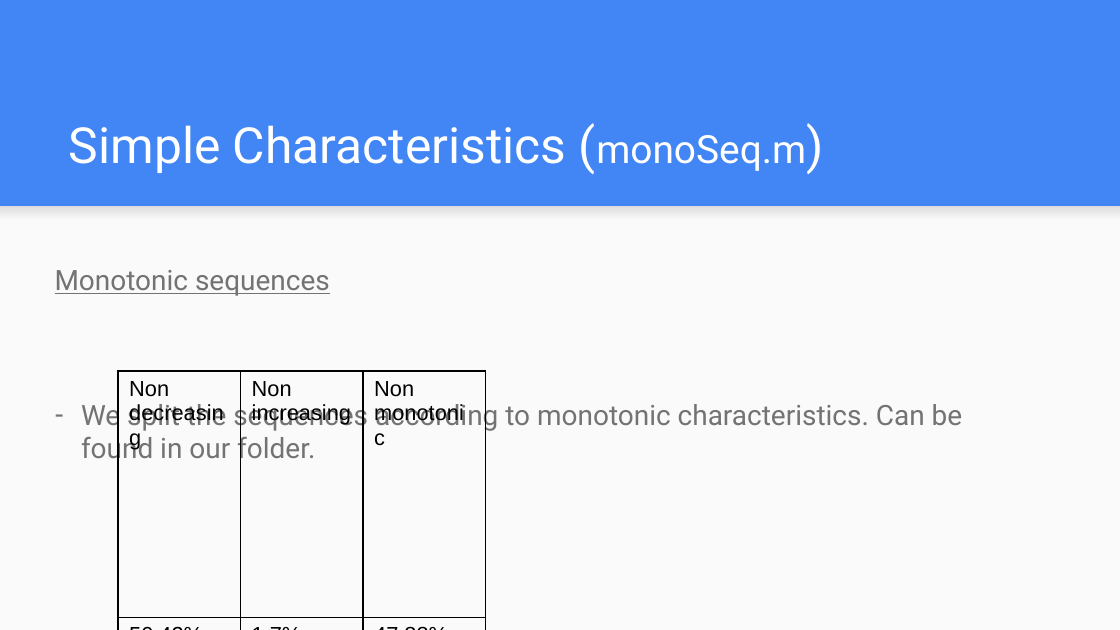
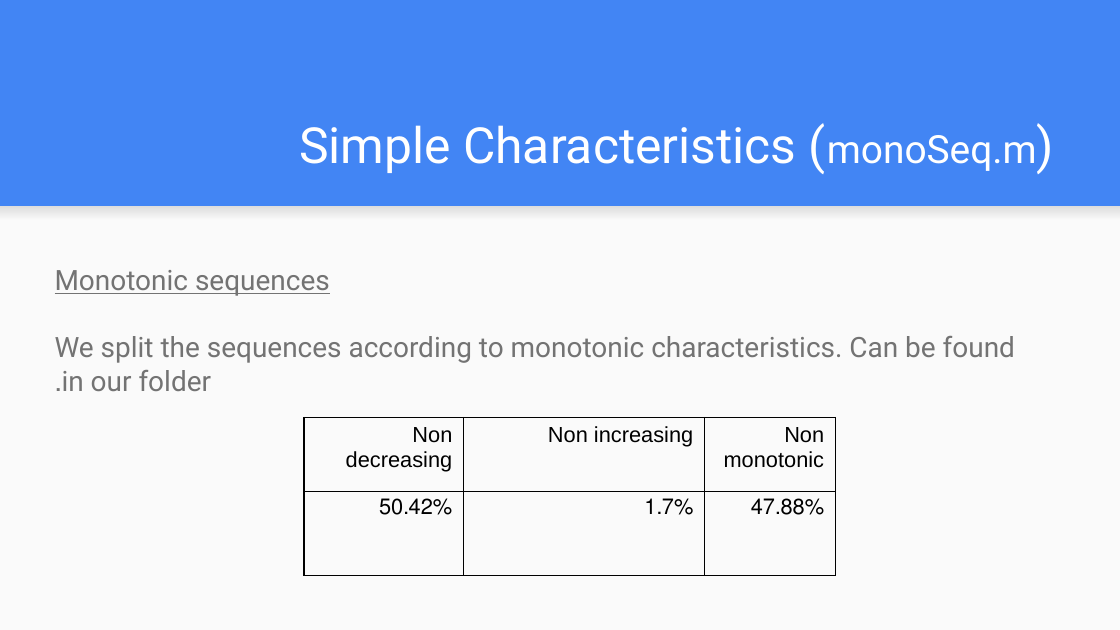
Before and after one commit to orzuk/OEIS, a slide deck: slide 9 of Filtering and summary statistics/filtering+stats.pptx. Drawn at 1120x630 pixels with LibreOffice and Linux fonts; fonts in the diff are those of the drawing. Boxes give left, top, right and bottom in pixels: in the first picture for what was removed or moved away, otherwise in the second. Text is boxed around its words. In the diff, an @@ line names an element or a change of style, - is before the commit and + after.

Commit message:
adding changes in powerpoint

```diff
--- a/Filtering and summary statistics/filtering+stats.pptx
+++ b/Filtering and summary statistics/filtering+stats.pptx
@@ text "Simple Characteristics (monoSeq.m)" at bbox=[299, 125, 1037, 173]: alignment left to right @@
@@ text "Monotonic sequences" at bbox=[55, 270, 1015, 391]: bullet - to none @@
@@ table at bbox=[304, 418, 836, 576] @@
@@ alignment left to right @@
@@ table: place and size @@
-table at bbox=[118, 371, 484, 630]
+table at bbox=[304, 418, 836, 576]
```
Also in this commit, not shown: 18 other slides changed.
